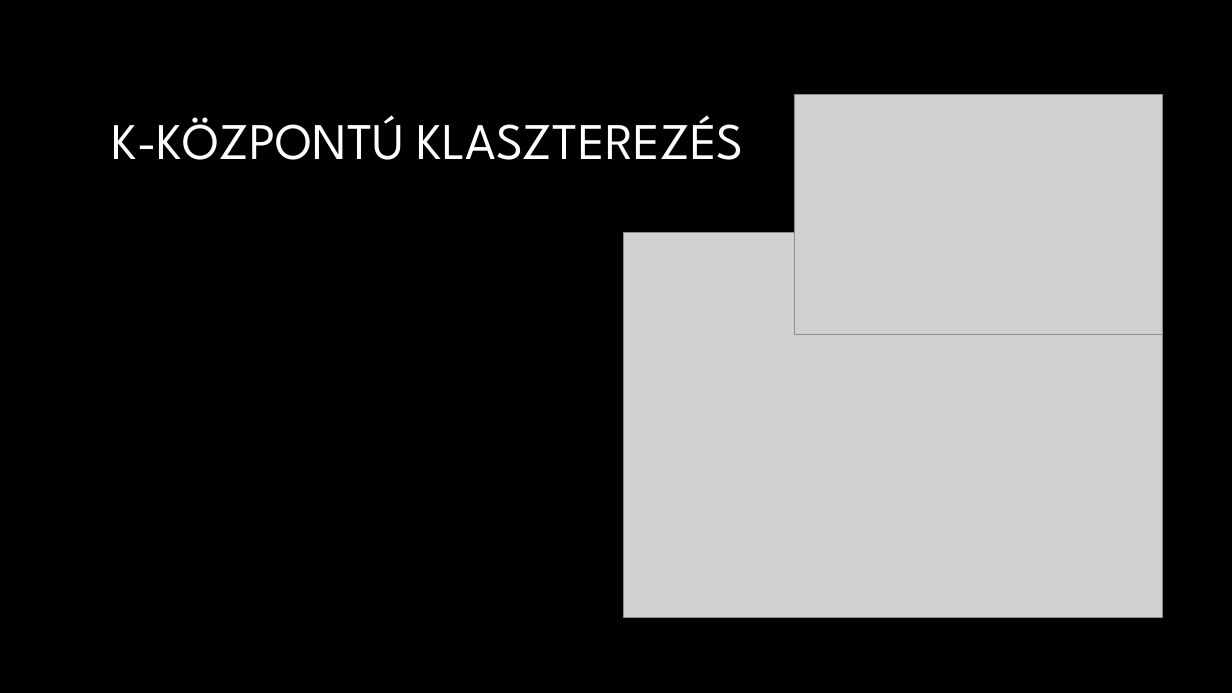
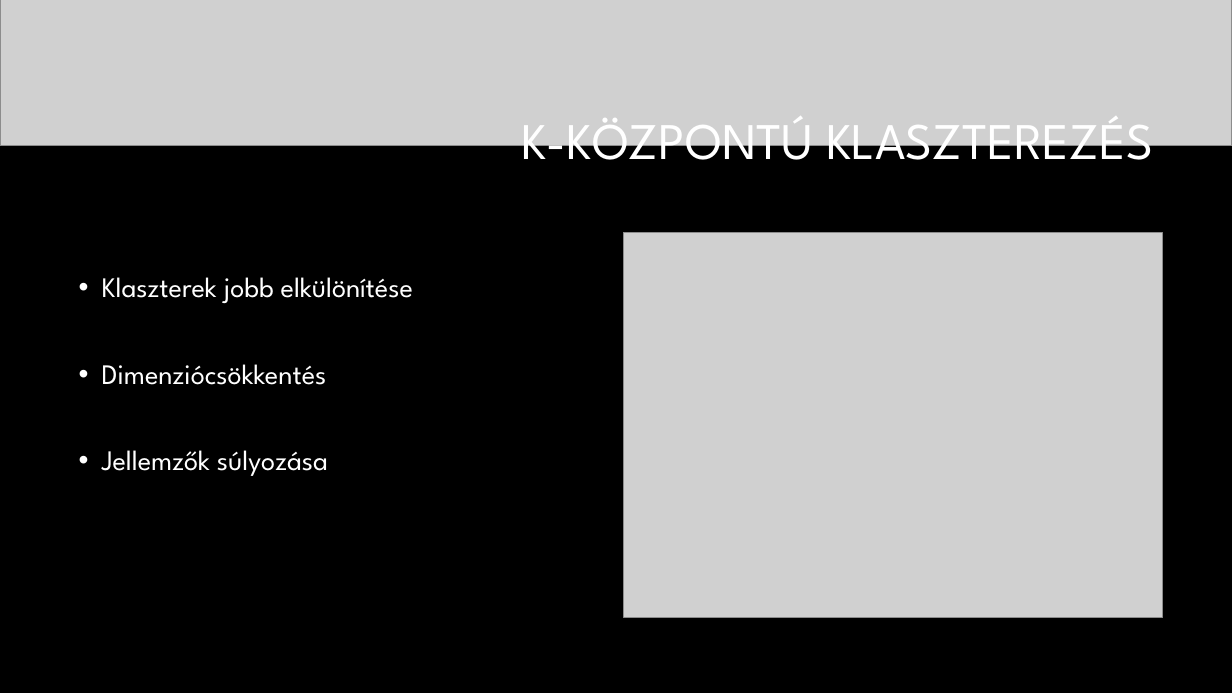
Before and after one commit to DLeves/TobbvaltPet, a slide deck: slide 7 of Prezi.pptx. Drawn at 1232x693 pixels with LibreOffice and Linux fonts; fonts in the diff are those of the drawing; grey boxes stand for pictures; background and template pictures are left out. Boxes give left, top, right and bottom in pixels: in the first picture for what was removed or moved away, otherwise in the second. Text is boxed around its words. In the diff, an @@ line names an element or a change of style, - is before the commit and + after.

Commit message:
klaszter, pca, prezi frissítés

```diff
--- a/Prezi.pptx
+++ b/Prezi.pptx
@@ picture added at box(0, 0, 1232, 146) @@
@@ title "K-KÖZPONTÚ KLASZTEREZÉS" rewrapped from box(112, 115, 744, 160) to box(521, 116, 1153, 174) @@
@@ picture removed at box(795, 94, 1164, 335) @@
@@ text added at box(102, 277, 413, 476), 22 pt, text #FFFFFF @@
+• Klaszterek jobb elkülönítése
+• Dimenziócsökkentés
+• Jellemzők súlyozása
```
Also in this commit, not shown: 1 other slide changed, 1 slide added, 1 other file.
